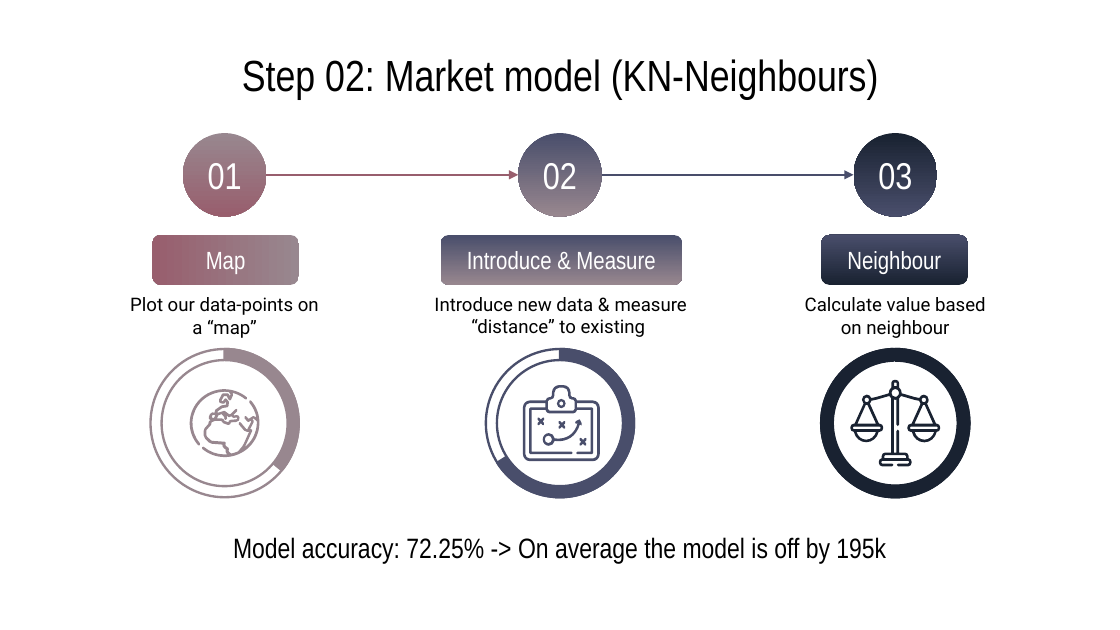
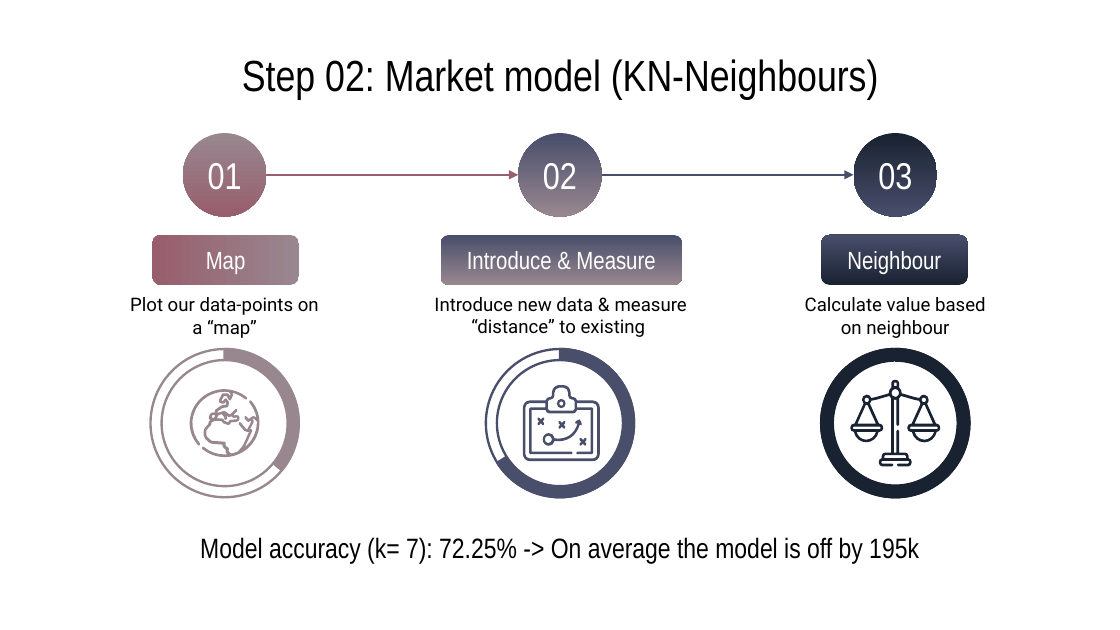
Before and after one commit to LucasTrost/Ironhack-MidBootProject, a slide deck: slide 4 of Visualizations/MidBootProj-Slides-Lucas.pptx. Drawn at 1120x630 pixels with LibreOffice and Linux fonts; fonts in the diff are those of the drawing. Boxes give left, top, right and bottom in pixels: in the first picture for what was removed or moved away, otherwise in the second. Text is boxed around its words. In the diff, an @@ line names an element or a change of style, - is before the commit and + after.

```diff
--- a/Visualizations/MidBootProj-Slides-Lucas.pptx
+++ b/Visualizations/MidBootProj-Slides-Lucas.pptx
@@ title at [200,537,919,564]: text changed @@
-Model accuracy: 72.25% -> On average the model is off by 195k
+Model accuracy (k= 7): 72.25% -> On average the model is off by 195k
```
Also in this commit, not shown: 2 other slides changed, 1 other file.
